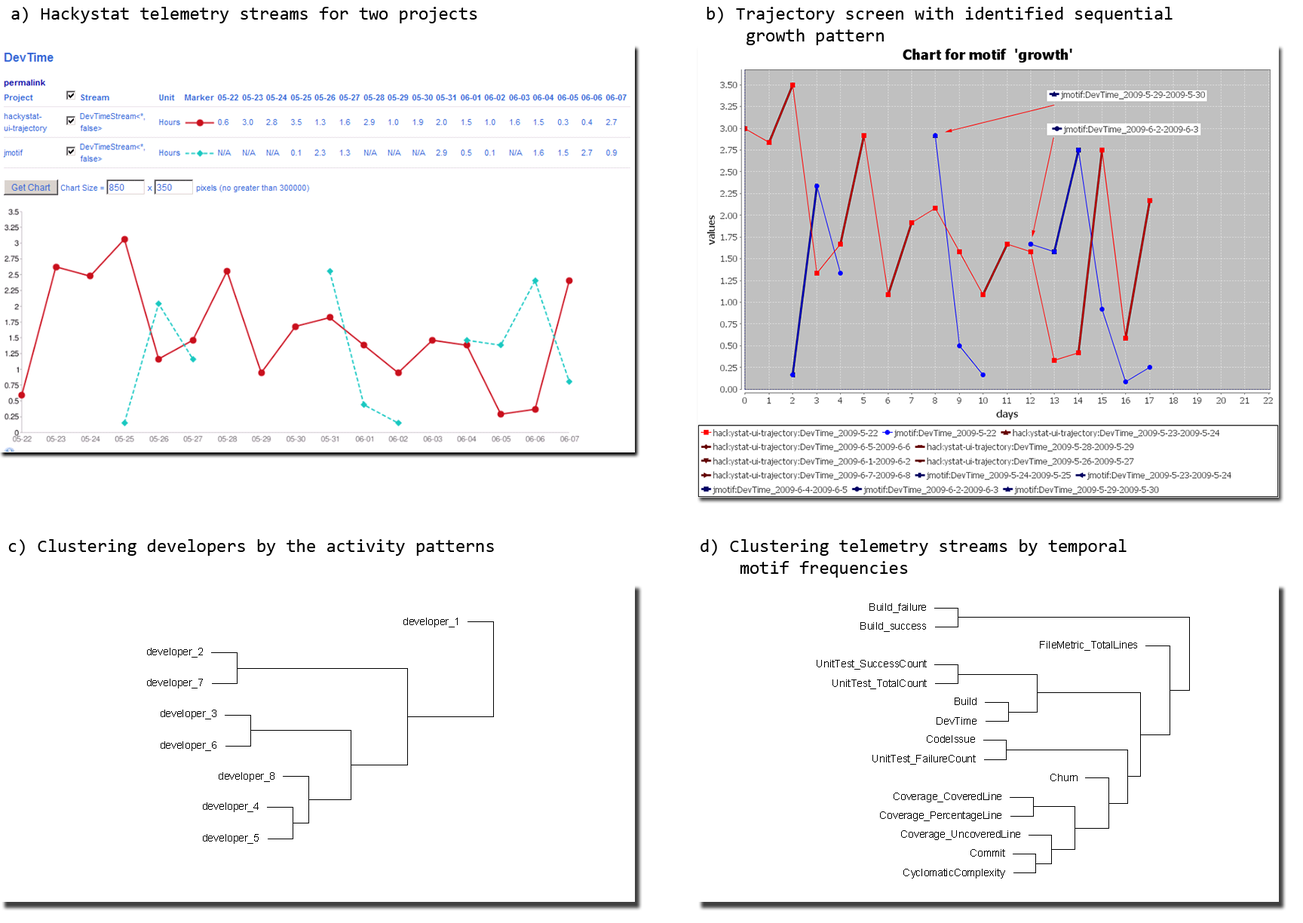
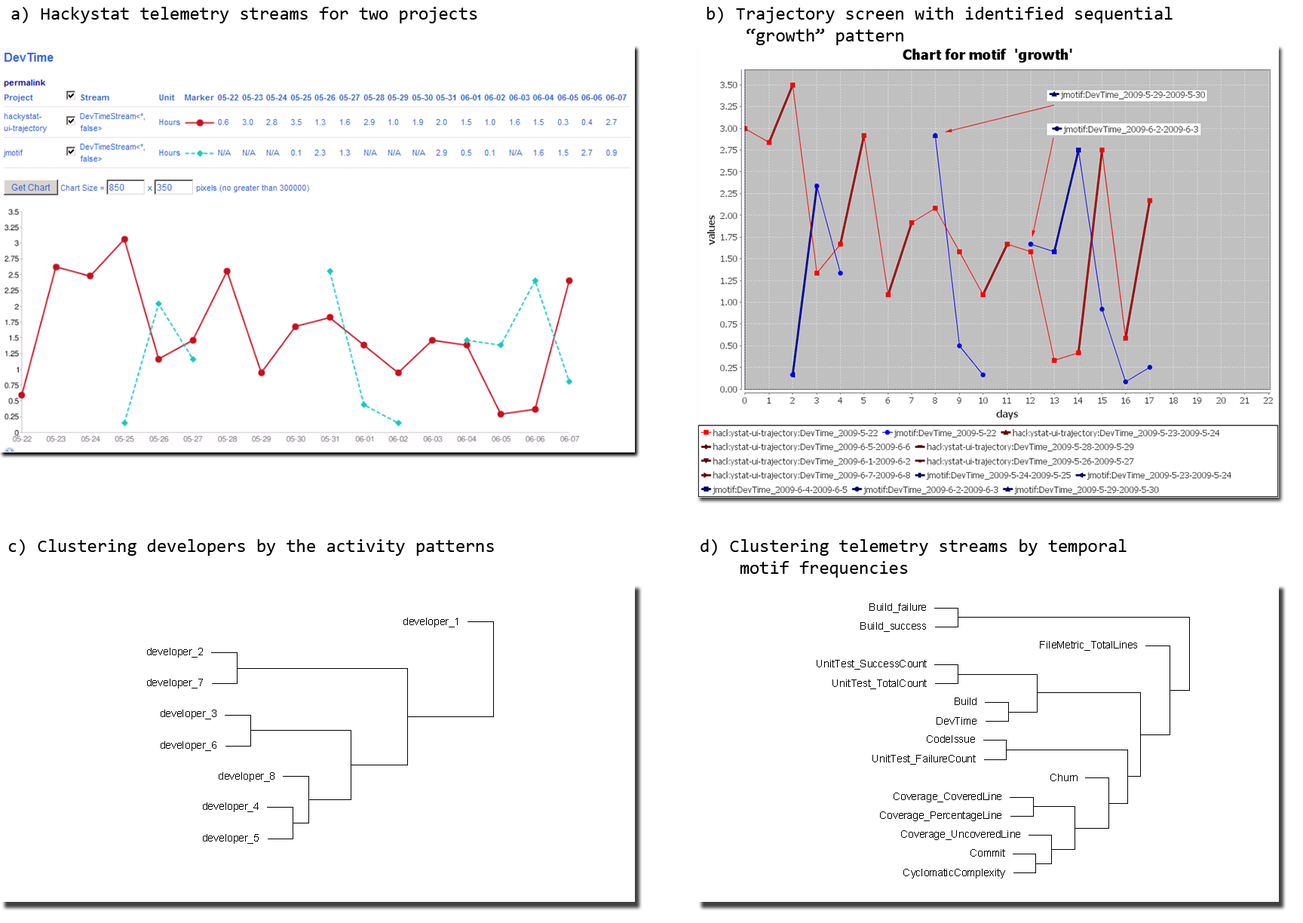
Two versions of the same layered image (w=1303, h=923). Layer-by-layer changes:
renamed "b) Trajectory screen with identified sequential growth pat" to "b) Trajectory screen with identified sequential “growth” p", painted on it over left=746, top=28, right=904, bottom=46
